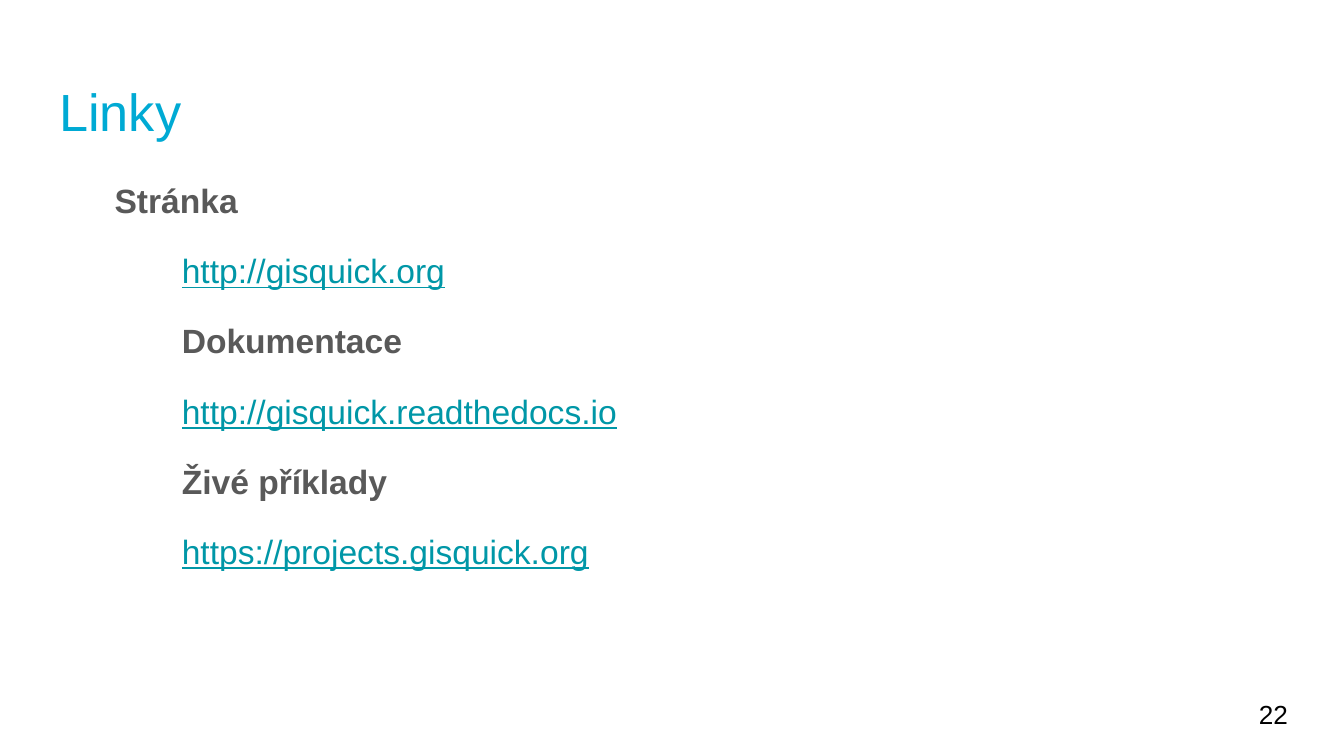
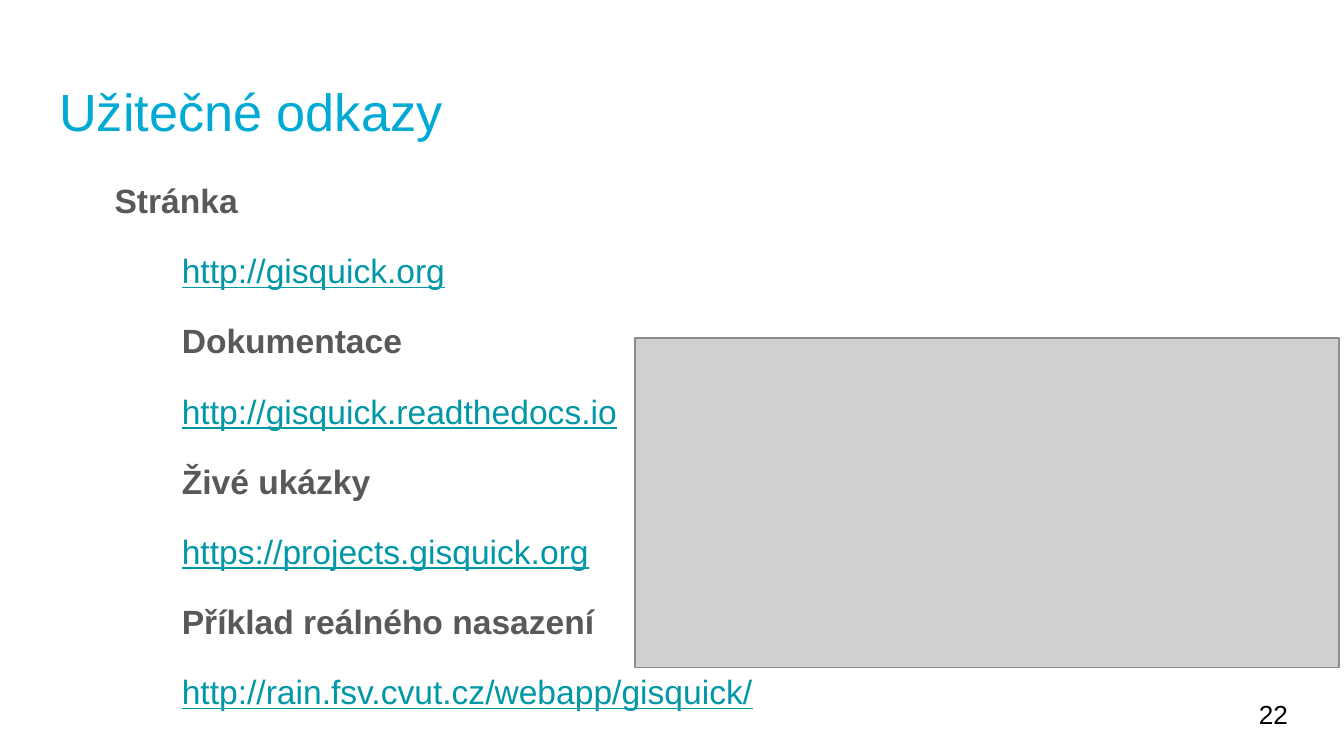
Before and after one commit to gisquick/gisquick-doc, a slide deck: slide 22 of presentations/lets-share-gis-much-quicker-cs.odp. Drawn at 1344x756 pixels with LibreOffice and Linux fonts; fonts in the diff are those of the drawing; grey boxes stand for pictures. Boxes give left, top, right and bottom in pixels: in the first picture for what was removed or moved away, otherwise in the second. Text is boxed around its words. In the diff, an @@ line names an element or a change of style, - is before the commit and + after.

```diff
--- a/presentations/lets-share-gis-much-quicker-cs.odp
+++ b/presentations/lets-share-gis-much-quicker-cs.odp
@@ title at [59, 92, 442, 141]: text changed @@
-Linky
+Užitečné odkazy
@@ picture added at [634, 337, 1339, 667] @@
@@ text at [182, 467, 370, 500]: text changed @@
-Živé příklady
+Živé ukázky
@@ text at [182, 609, 752, 710]: paragraphs added @@
+Příklad reálného nasazení
+http://rain.fsv.cvut.cz/webapp/gisquick/
```
Also in this commit, not shown: 13 other slides changed, 1 slide added.
